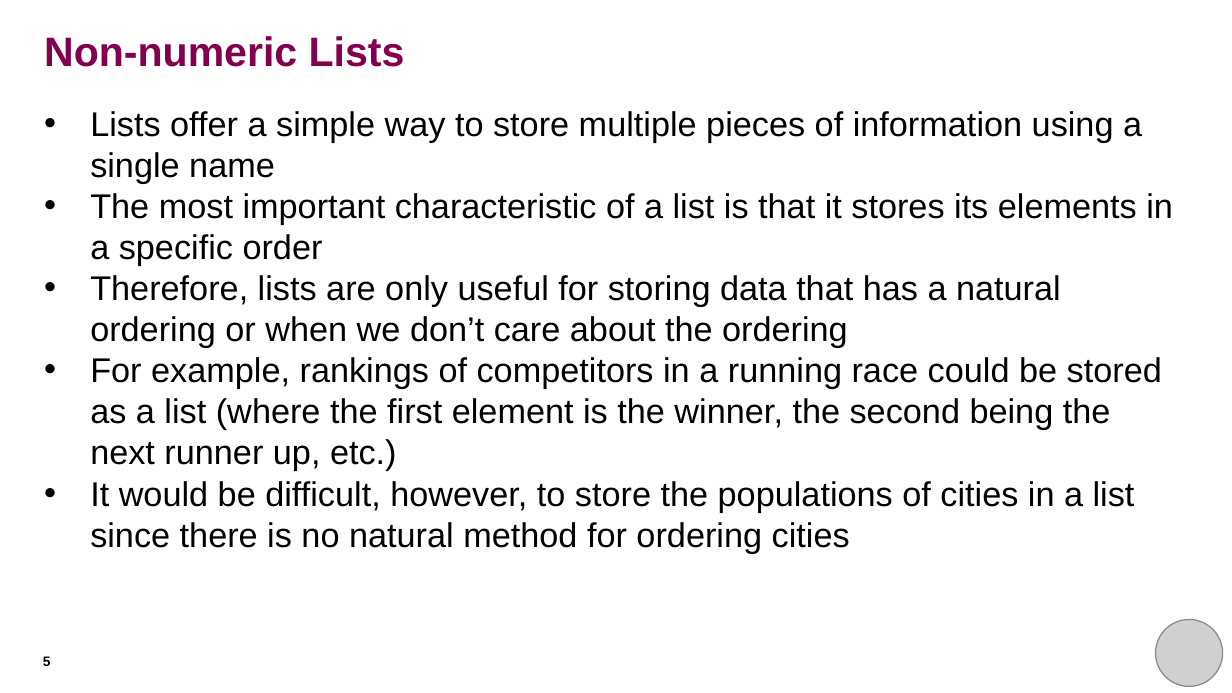
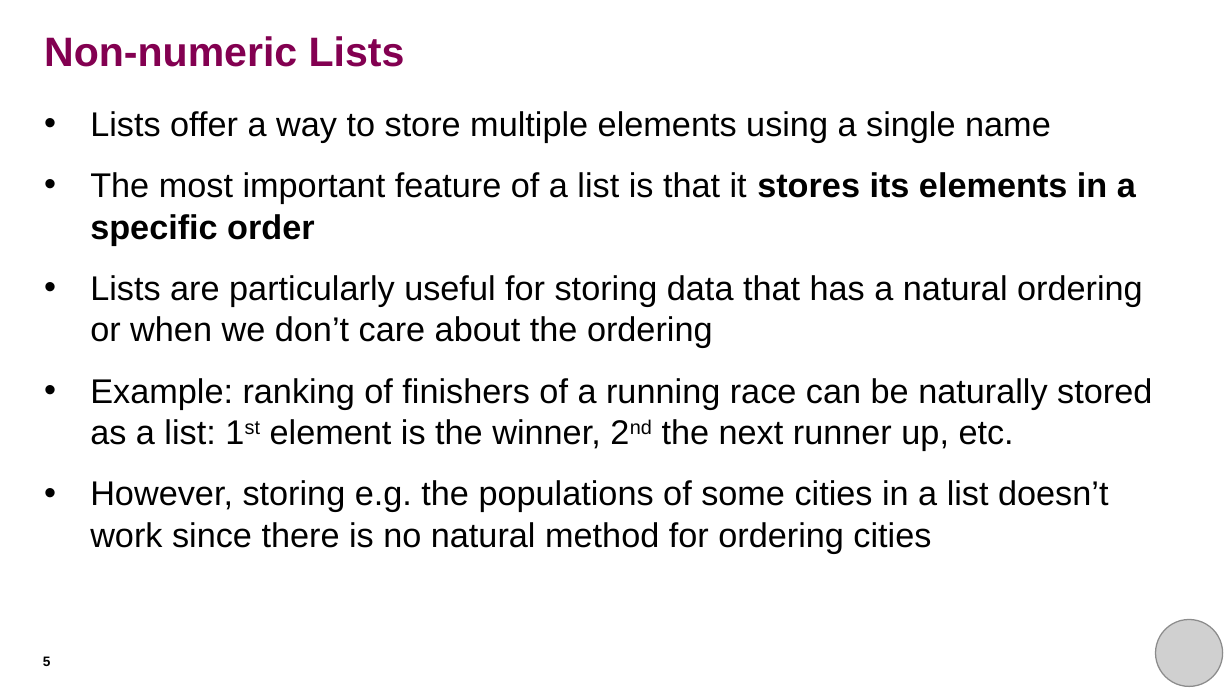
Before and after one commit to rkhetani/beginners-python, a slide deck: slide 5 of session_four/session_four_presentation.pptx. Drawn at 1232x693 pixels with LibreOffice and Linux fonts; fonts in the diff are those of the drawing; grey boxes stand for pictures. Boxes give left, top, right and bottom in pixels: in the first picture for what was removed or moved away, otherwise in the second. Text is boxed around its words. In the diff, an @@ line names an element or a change of style, - is before the commit and + after.

Commit message:
Updated session 4 slides
- updated text of most slides to make it more concise
- increased line spacing
- highlighted key concepts with bold characters
- highlighted puzzle slides with a different background

```diff
--- a/session_four/session_four_presentation.pptx
+++ b/session_four/session_four_presentation.pptx
@@ text at (90,111,1152,553): text changed @@
-• Lists offer a simple way to store multiple pieces of information using a single name
-• The most important characteristic of a list is that it stores its elements in a specific order
-• Therefore, lists are only useful for storing data that has a natural ordering or when we don’t care about the ordering
-• For example, rankings of competitors in a running race could be stored as a list (where the first element is the winner, the second being the next runner up, etc.)
-• It would be difficult, however, to store the populations of cities in a list since there is no natural method for ordering cities
+• Lists offer a way to store multiple elements using a single name
+• The most important feature of a list is that it stores its elements in a specific order
+• Lists are particularly useful for storing data that has a natural ordering or when we don’t care about the ordering
+• Example: ranking of finishers of a running race can be naturally stored as a list: 1st element is the winner, 2nd the next runner up, etc.
+• However, storing e.g. the populations of some cities in a list doesn’t work since there is no natural method for ordering cities
```
Also in this commit, not shown: 18 other slides changed.
